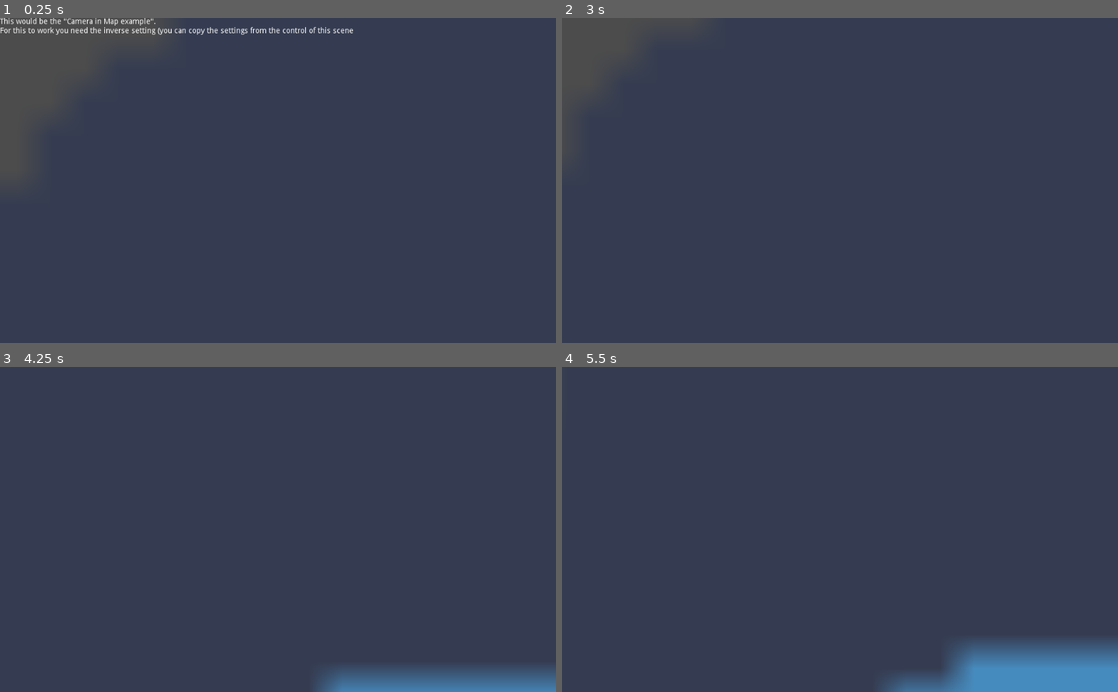
Above: before the commit, frames 1-4 (two rows, left to right).
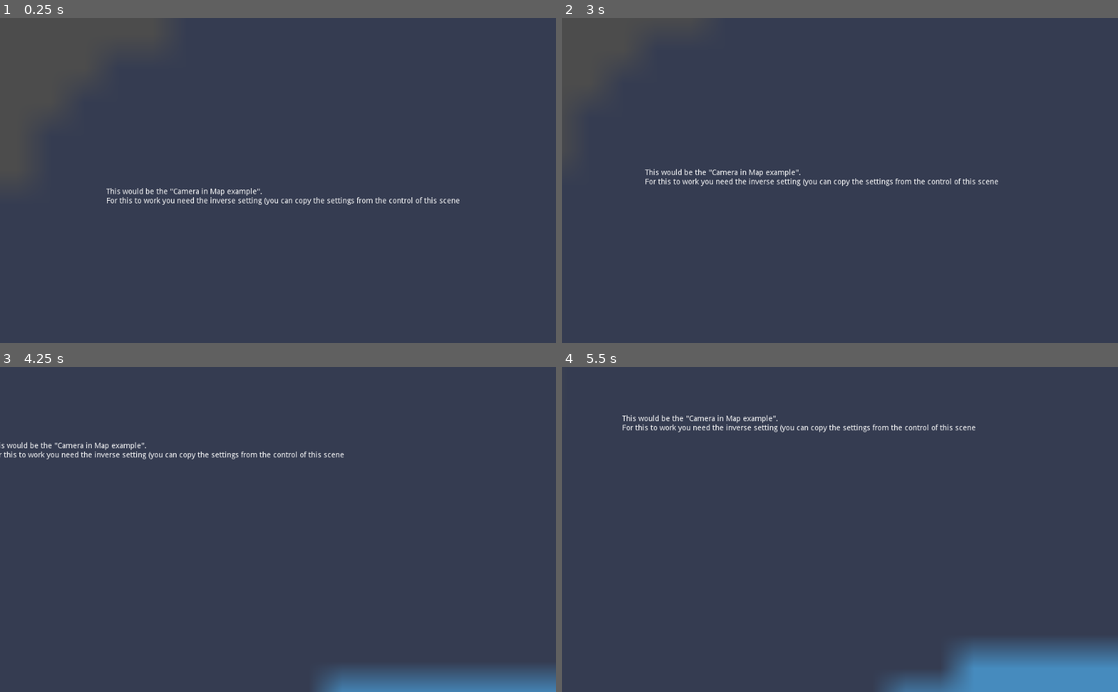
Above: after the commit, the same moments.

Repository: Reneator/godot-draggable-control
Game: Godot game, scene res://Examples/Restrict_To_Viewport_Inverse_Scene.tscn
The game is run twice, just before and just after one commit, with the same random seed, the same clock (stepped at 60 frames per second) and the same inputs. The project has no main scene, so this scene is started directly. The engine's default icon, where the game draws it, is replaced by a stand-in: a white triangle on a blue panel in a dark square.
Inputs (mouse positions are in pixels of both pictures, inside the frame that each line leads up to):
- Up to frame 1 (0.25 s): no input
- Up to frame 2 (3 s): tap Enter at 0.5, 2 s; move the mouse to (962, 164) at 0.52 s; press the mouse at (962, 164) at 0.53 s; release the mouse at (962, 164) at 1.25 s; tap Space at 1.25, 2.75 s; drag from (728, 196) to (812, 245) at 1.27 s; move the mouse to (895, 109) at 2.02 s; press the mouse at (895, 109) at 2.03 s; release the mouse at (895, 109) at 2.75 s; drag from (812, 245) to (673, 131) at 2.77 s
- Up to frame 3 (4.25 s): tap Enter at 3.5 s; move the mouse to (444, 578) at 3.52 s; press the mouse at (444, 578) at 3.53 s
- Up to frame 4 (5.5 s): release the mouse at (1006, 578) at 4.25 s; tap Space at 4.25 s; drag from (673, 480) to (756, 448) at 4.27 s; move the mouse to (867, 529) at 5.02 s; press the mouse at (867, 529) at 5.03 s

The runs differ from the first frame. In frame 1, 1.6% of the frame differs, in the area x 0-83%, y 0-58%; in frame 2, 0.8%; in frame 3, 0.7%; in frame 4, 0.8%.

Commit message:
Added functionality
- Added touch functionality
- Made resolution/window independent

Diff:
--- a/Draggable_Control.gd
+++ b/Draggable_Control.gd
@@ -7,16 +7,18 @@
 
 
 export (float) var zoom_step_size = 0.1 #defines how finely granulated the zoom is. smaller number means finer zoom-levels
-export (int) var max_zoom_in_steps = 10 # how far zoomed in
-export (int) var max_zoom_out_steps = -6 # how far zoomed out
-export (bool) var zoom_enabled = true
-export (bool) var reset_zoom_on_close = true
-export (bool) var restrict_zoom = true
+export (int) var max_zoom_steps = 10 # how far zoomed in
+export (int) var min_zoom_steps = -6 # how far zoomed out
+export (bool) var zoom_enabled = false #zoom makes tooltip-detection disfunctional, so deactivated for now!
+export (bool) var reset_zoom_on_close = false
+export (bool) var restrict_zoom = false
  # in inverse mode, this will restrict the viewport/parent to being smaller than the control
 # in normal mode, this will restrict the control to being smaller than the control
 # doesnt have an effect with restrict_mode "none"
 
 export (String, "none","parent","viewport") var restrict_mode = "viewport"
+export (bool) var only_drag_on_mouse_in_parent = false #restricts the drag functionality when the mouse is inside the parent node.
+export(bool) var only_drag_on_is_focused = false #only lets you drag the control when its in focus. the "is_focused" will have to be set externally
 export(bool) var inverse_restriction = false #if this is active, the viewport will instead be restricted to draggable (the restrictor will behave like a camera)
 
 export (bool) var restrict_x = true
@@ -26,15 +28,12 @@
 export (bool) var lock_x = false #control cant be moved sideways
 export (bool) var lock_y = false #control cant be moved up and down
 
-export (bool) var active = true #if you have to activate/deactivate the funcitonality by script
-
 var zoom_step = 0
 
 var is_dragging = false
+var is_focused = false #used for "only_drag_on_is_focused"
 
 func _process(delta):
-	if not active:
-		return
 	var visible_in_tree = is_visible_in_tree()
 	if not visible_in_tree and zoom_step != 0 and reset_zoom_on_close:
 		reset_zoom()
@@ -53,9 +52,9 @@
 		"viewport":
 			var new_pos
 			if inverse_restriction:
-				new_pos = restrict_to_inverse(rect_global_position, get_viewport())
+				new_pos = restrict_to_inverse(rect_global_position, get_viewport_rect())
 			else:
-				new_pos = restrict_to(rect_global_position, get_viewport())
+				new_pos = restrict_to(rect_global_position, get_viewport_rect())
 			if new_pos != null:
 				rect_global_position = new_pos
 
@@ -69,7 +68,7 @@
 	var restrictor_size
 	if restrictor is Control:
 		restrictor_size = restrictor.rect_size
-	if restrictor is Viewport:
+	if restrictor is Viewport or restrictor is Rect2:
 		restrictor_size = restrictor.size
 	#limiting the map to its outer borders
 	var current_size = rect_size * rect_scale
@@ -94,9 +93,9 @@
 	var restrictor_size
 	if restrictor is Control:
 		restrictor_size = restrictor.rect_size
-	if restrictor is Viewport:
+	if restrictor is Viewport or restrictor is Rect2:
 		restrictor_size = restrictor.size
-	#limiting the map to its outer borders
+		#limiting the map to its outer borders
 	var current_size = rect_size * rect_scale
 	var new_position = position
 	if restrictor_size > current_size:
@@ -114,11 +113,29 @@
 			new_position.y = -current_size.y + restrictor_size.y
 	return new_position
 
+func is_mouse_in_parent():
+	var parent_rect = get_parent().get_global_rect()
+	return parent_rect.has_point(get_global_mouse_position())
+
 func _input(event):
-	if not active:
-		return
 	var visible_in_tree = is_visible_in_tree()
 	if not visible_in_tree:
+		return
+
+	if event.is_action_released("ui_touch"):
+		is_dragging = false
+		last_position = null
+	elif not is_dragging and only_drag_on_mouse_in_parent and not is_mouse_in_parent():
+		is_dragging = false
+		last_position = false
+		return
+
+
+
+	if event.is_action_pressed("ui_touch"):
+		is_dragging = true
+
+	if only_drag_on_is_focused and not is_focused:
 		return
 
 	if event is InputEventMouseButton:
@@ -126,13 +143,6 @@
 			zoom(-1)
 		if event.button_index == BUTTON_WHEEL_DOWN:
 			zoom(+1)
-
-	if event.is_action_pressed("ui_touch"):
-		is_dragging = true
-	if event.is_action_released("ui_touch"):
-		is_dragging = false
-		last_position = null
-
 
 	if event is InputEventMouseMotion and is_dragging:
 		drag_position = get_global_mouse_position()
@@ -142,7 +152,6 @@
 				difference.x = drag_position.x - last_position.x
 			if not lock_y:
 				difference.y = drag_position.y - last_position.y
-			print("Difference: " +str(difference))
 			rect_global_position += difference
 		last_position = drag_position
 
@@ -151,7 +160,7 @@
 		return
 	var restrictor_size
 	match restrict_mode:
-		"viewport": restrictor_size = get_viewport().size
+		"viewport": restrictor_size = get_viewport_rect().size
 		"parent": restrictor_size = get_parent().rect_size
 
 
@@ -161,9 +170,9 @@
 	if zoom_direction > 0:
 		#zoom out
 		scale_factor = 1 - zoom_step_size
-		if zoom_step <= max_zoom_out_steps:
+		if zoom_step <= min_zoom_steps:
 			return
-		# if the viewport/parent will get bigger than the control with the next zoom out
+		# if the control will get bigger than the restrictor with the next zoom in
 		if restrict_zoom and inverse_restriction and restrictor_size:
 			if (rect_size * rect_scale * scale_factor).x < restrictor_size.x:
 				return
@@ -175,9 +184,9 @@
 	else:
 		#zoom in
 		scale_factor= 1/ (1-zoom_step_size)
-		if zoom_step >= max_zoom_in_steps:
+		if zoom_step >= max_zoom_steps:
 			return
-		#if the control will get bigger than the restrictor with the next zoom in
+
 		if restrict_zoom and not inverse_restriction and restrictor_size:
 			if (rect_size * rect_scale * scale_factor).x > restrictor_size.x:
 				return
--- a/Examples/Restrict_To_Parent_Scene.tscn
+++ b/Examples/Restrict_To_Parent_Scene.tscn
@@ -30,5 +30,4 @@
 expand = true
 stretch_mode = 6
 script = ExtResource( 2 )
-max_zoom_in_steps = 20
 restrict_mode = "parent"
--- a/Examples/Restrict_To_Viewport_Inverse_Scene.tscn
+++ b/Examples/Restrict_To_Viewport_Inverse_Scene.tscn
@@ -15,11 +15,14 @@
 __meta__ = {
 "_edit_use_anchors_": false
 }
+only_drag_on_mouse_in_parent = false
 inverse_restriction = true
 
 [node name="Label" type="Label" parent="."]
-margin_right = 40.0
-margin_bottom = 14.0
+margin_left = 195.954
+margin_top = 313.527
+margin_right = 846.954
+margin_bottom = 344.527
 text = "This would be the \"Camera in Map example\".
 For this to work you need the inverse setting (you can copy the settings from the control of this scene"
 __meta__ = {
